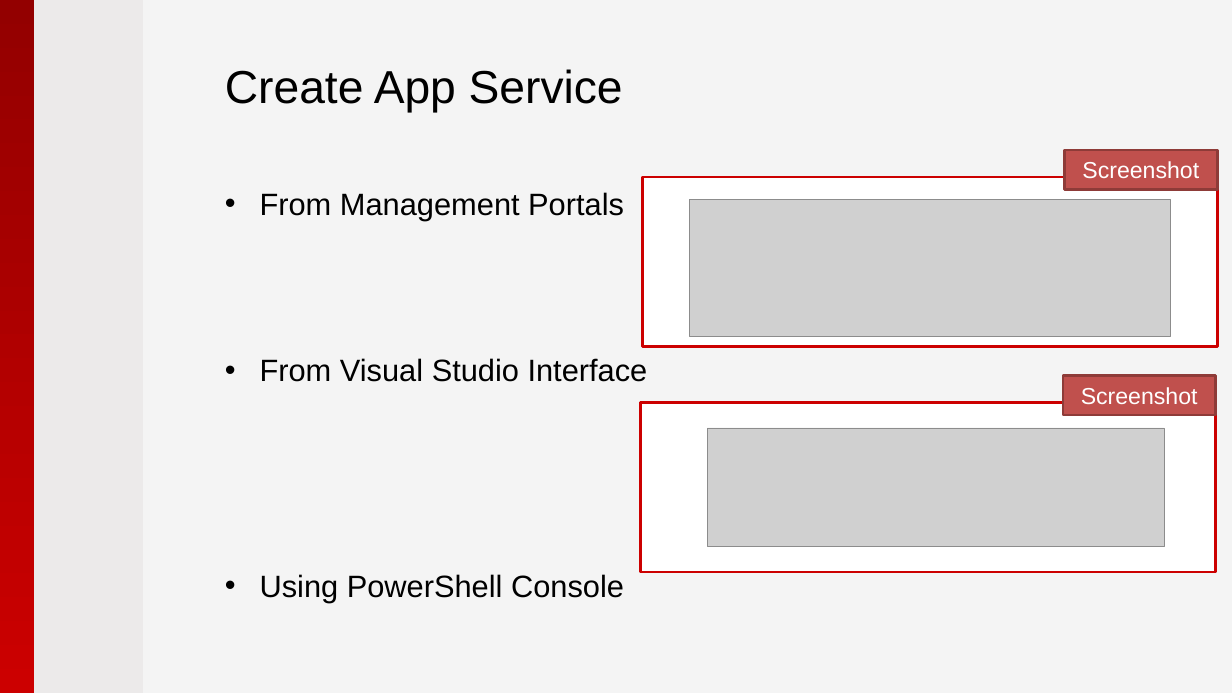
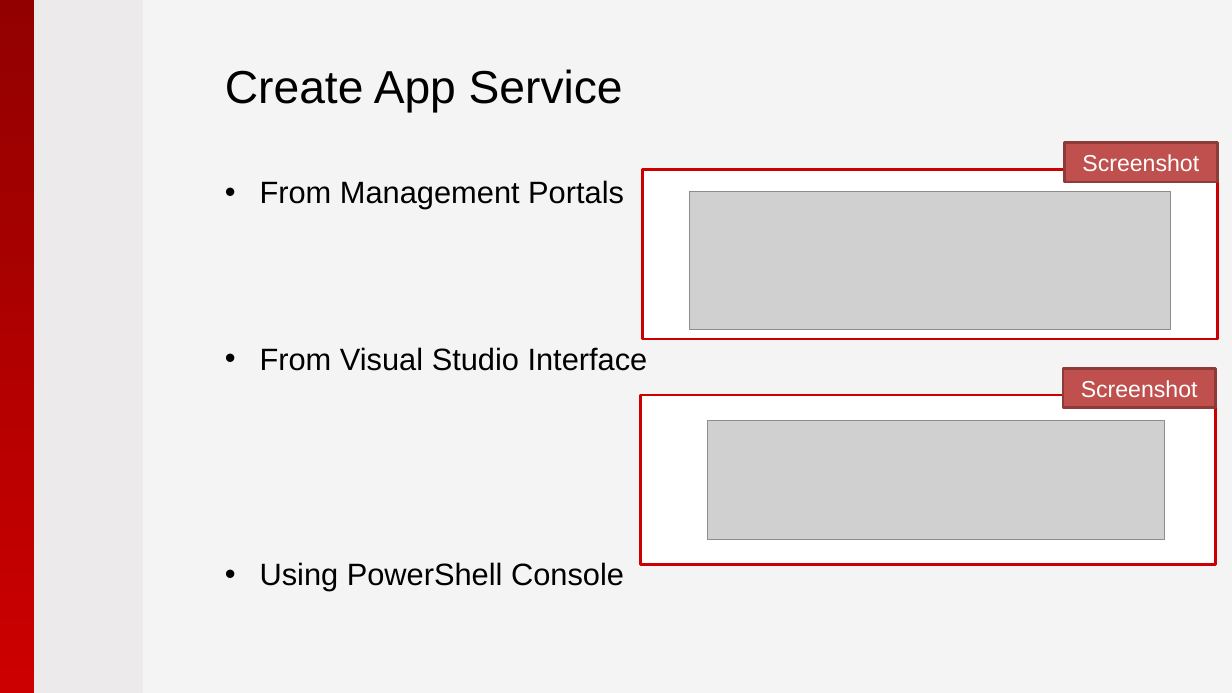
Before and after one commit to pryabov/Hackathon-2015, a slide deck: slide 20 of Presentation/2015 - Microsoft Azure.pptx (slide 19 before the commit). Drawn at 1232x693 pixels with LibreOffice and Linux fonts; fonts in the diff are those of the drawing; grey boxes stand for pictures; background and template pictures are left out. Boxes give left, top, right and bottom in pixels: in the first picture for what was removed or moved away, otherwise in the second. Text is boxed around its words. In the diff, an @@ line names an element or a change of style, - is before the commit and + after.

```diff
--- a/Presentation/2015 - Microsoft Azure.pptx
+++ b/Presentation/2015 - Microsoft Azure.pptx
@@ text "From Management Portals": place and size @@
-text "From Management Portals" at bbox=[260, 192, 648, 603]
+text "From Management Portals" at bbox=[260, 180, 648, 591]
@@ 4 rectangles, 2 pictures: place and size @@
-4 rectangles, 2 pictures at bbox=[641, 150, 1217, 573]
+4 rectangles, 2 pictures at bbox=[641, 143, 1217, 566]
```
Also in this commit, not shown: 10 other slides changed, 3 slides added, 9 other files.
